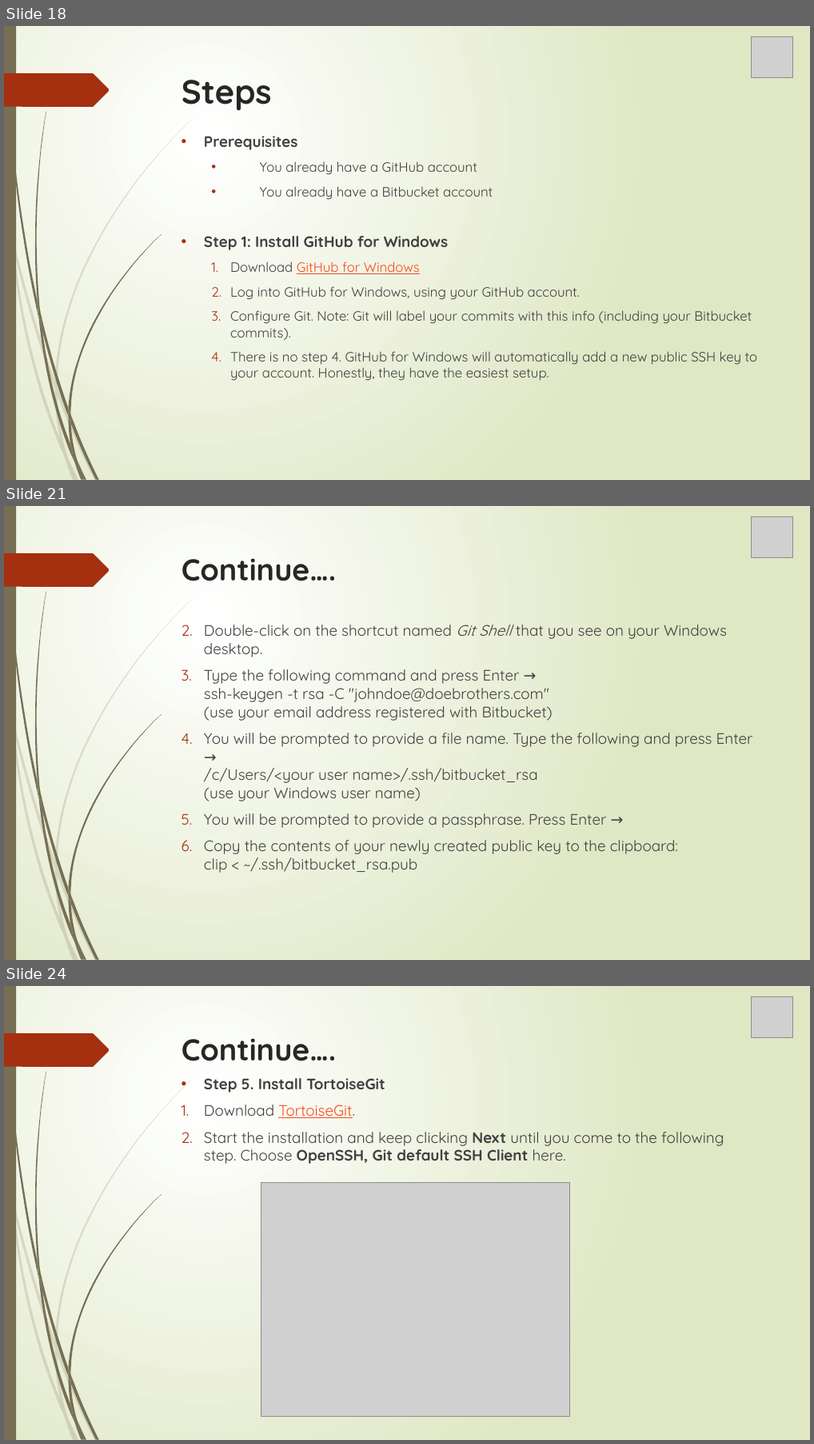
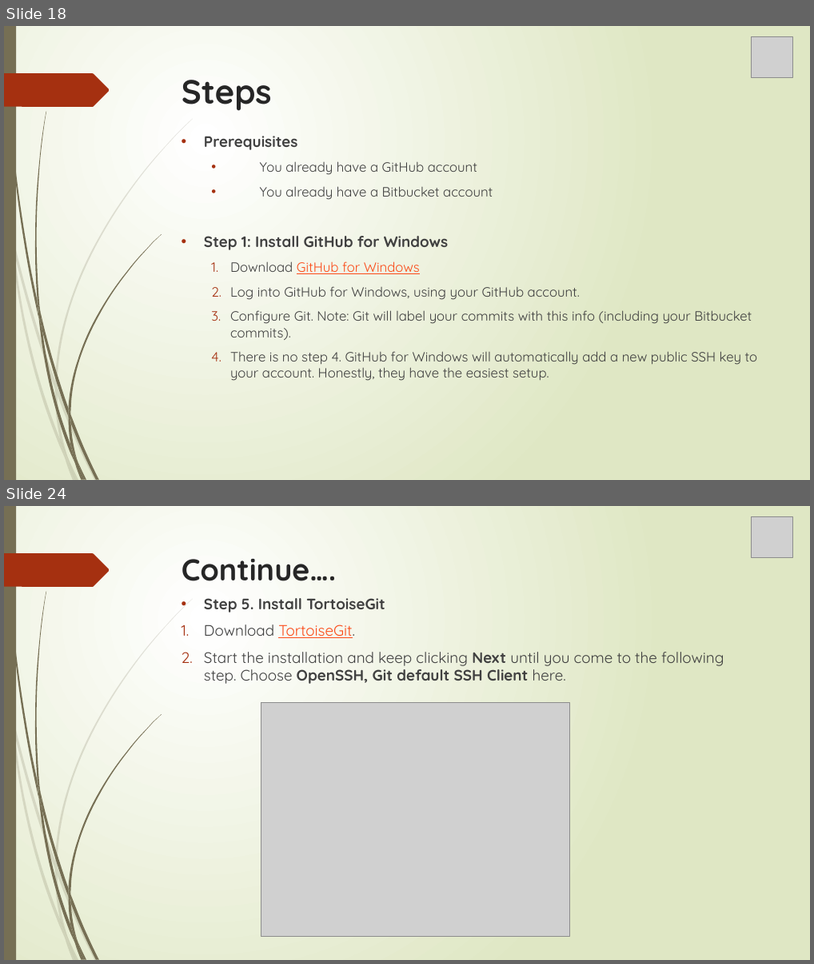
Before and after one commit to MaryGreeshma/testrepo, a slide deck: Git.pptx. Shown one above the other, each under a label of ours: slides 18, 21 and 24 before the commit, slides 18 and 24 after it; the slides between them are not shown. The pictures are 814x1444 and 814x964 pixels, drawn with LibreOffice and Linux fonts; fonts in the diff are those of the drawing; grey boxes stand for pictures. Boxes give left, top, right and bottom in pixels: in the first picture for what was removed or moved away, otherwise in the second. Text is boxed around its words. In the diff, an @@ line names an element or a change of style, - is before the commit and + after.

```diff
--- a/Git.pptx
+++ b/Git.pptx
@@ slide 21 removed at (4, 506, 810, 960), background gradient #FFFFFF to #DFE8C4; not listed: 24 template elements that a slide beside it also shows @@
@@ picture removed at (752, 516, 793, 557) @@
@@ title removed at (182, 559, 336, 581) @@
-Continue….
@@ text removed at (204, 624, 754, 872) @@
-2. Double-click on the shortcut named Git Shell that you see on your Windows desktop.
-3. Type the following command and press Enter →
-   ssh-keygen -t rsa -C "johndoe@doebrothers.com"
-   (use your email address registered with Bitbucket)
-4. You will be prompted to provide a file name. Type the following and press Enter →
-   /c/Users/<your user name>/.ssh/bitbucket_rsa
-   (use your Windows user name)
-5. You will be prompted to provide a passphrase. Press Enter →
-6. Copy the contents of your newly created public key to the clipboard:
-   clip < ~/.ssh/bitbucket_rsa.pub
```
Also in this commit, not shown: 13 other slides removed.
